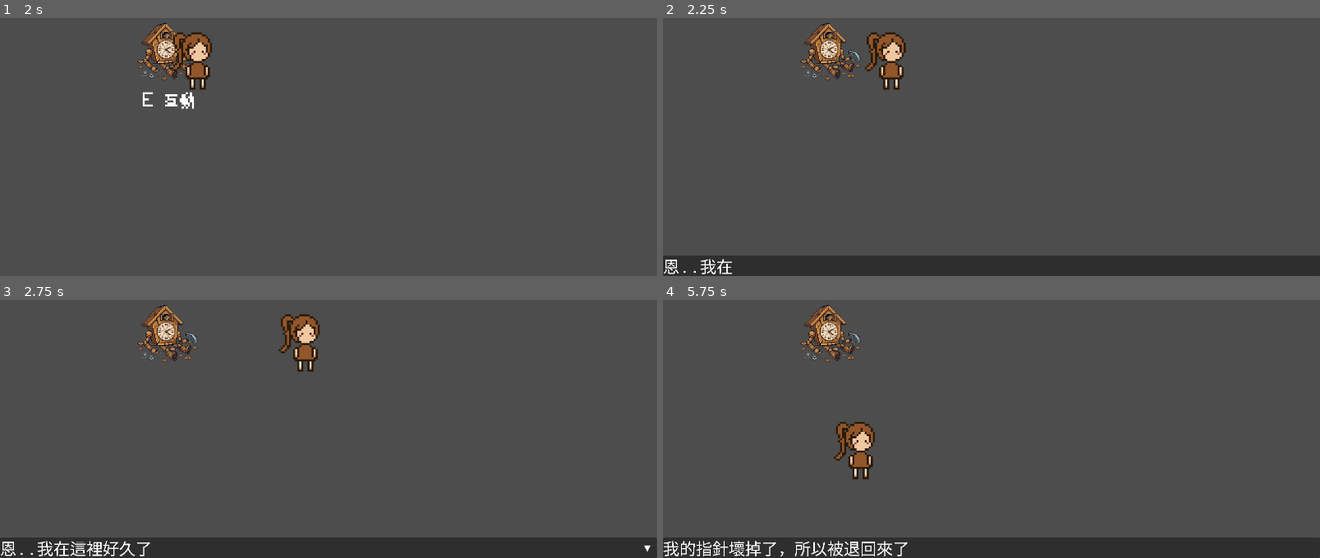
Above: before the commit, frames 1-4 (two rows, left to right).
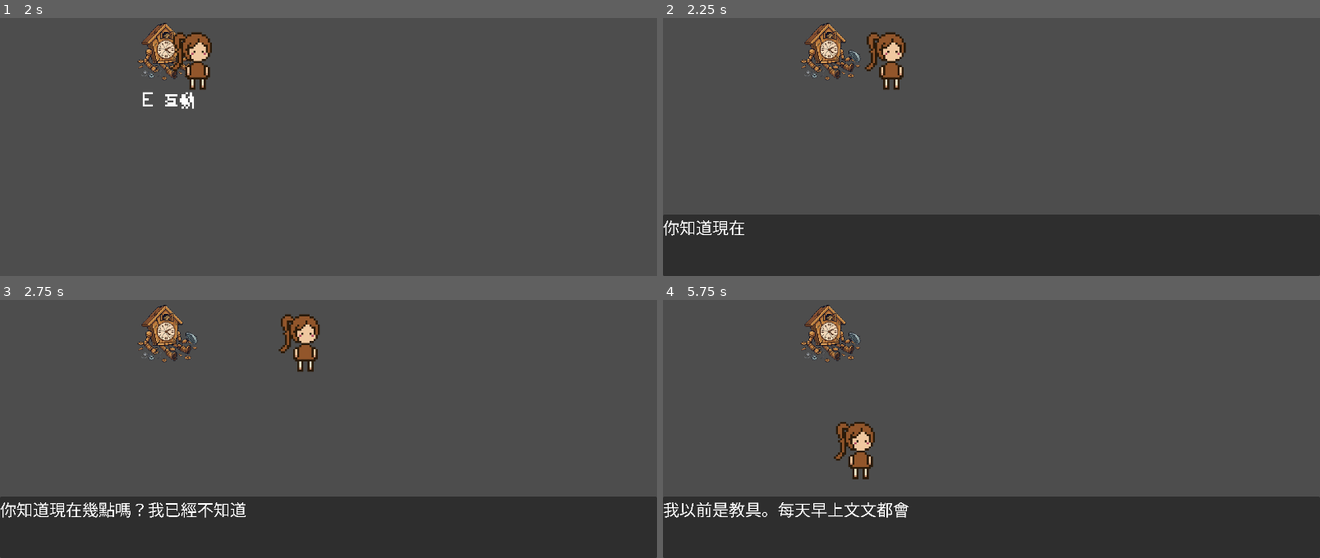
Above: after the commit, the same moments.

Repository: bluetch/godot-toy
Game: Godot game, scene res://scenes/game.tscn
Same seed, same stepped clock (60 frames per second), same inputs: the game is played once before the commit and once after it.
Inputs (mouse positions are in pixels of both pictures, inside the frame that each line leads up to):
- Up to frame 1 (2 s): tap Enter at 0.5 s; move the mouse to (473, 72) at 0.52 s; hold D (move_right) 0.53-1.25 s; hold E (interact) 0.53-1.25 s; click (473, 72) at 0.67 s; drag from (197, 110) to (295, 165) at 1.27 s
- Up to frame 2 (2.25 s): tap Space at 2 s; move the mouse to (outside the picture) at 2.02 s; hold D (move_right) from 2.03 s (still down); hold E (interact) from 2.03 s (still down)
- Up to frame 3 (2.75 s): keep holding D (move_right); keep holding E (interact)
- Up to frame 4 (5.75 s): release D (move_right) at 2.75 s; release E (interact) at 2.75 s; drag from (958, 447) to (794, 318) at 2.77 s; tap Enter at 3.5 s; move the mouse to (1188, 429) at 3.52 s; hold A (move_left) 3.53-4.25 s; hold E (interact) 3.53-4.25 s; drag from (794, 318) to (outside the picture) at 4.27 s; tap Space at 5 s; move the mouse to (1024, 374) at 5.02 s; hold S (move_down) from 5.03 s (still down); hold E (interact) from 5.03 s (still down); click (1024, 374) at 5.17 s

Frame 1 is identical in both runs. In frame 2, 16% of the frame differs, in the area x 0-100%, y 76-100%; in frame 3, 16%; in frame 4, 17%.

Commit message:
feat: update wording

Diff:
--- a/scenes/dialog_box.tscn
+++ b/scenes/dialog_box.tscn
@@ -15,7 +15,7 @@
 grow_vertical = 2
 
 [node name="Panel" type="Panel" parent="Control" unique_id=1355300407]
-custom_minimum_size = Vector2(0, 40)
+custom_minimum_size = Vector2(0, 120)
 layout_mode = 1
 anchors_preset = 12
 anchor_top = 1.0
@@ -34,6 +34,7 @@
 theme_override_fonts/font = ExtResource("2_tihiy")
 theme_override_font_sizes/font_size = 32
 text = "文字暫留"
+autowrap_mode = 3
 metadata/_edit_use_anchors_ = true
 
 [node name="Arrow" type="Label" parent="Control/Panel" unique_id=593448470]
--- a/scripts/toy.gd
+++ b/scripts/toy.gd
@@ -14,15 +14,15 @@
 
 # 修復前對話內容
 var dialogue_before: Array = [
-	"恩..我在這裡好久了",
-	"我的指針壞掉了，所以被退回來了",
-	"你可以幫我修好嗎？"
+	"你知道現在幾點嗎？我已經不知道了。",
+	"我以前是教具。每天早上文文都會來轉動我的指針，一邊說『媽媽，現在是八點！』⋯⋯那是我最喜歡的時刻。",
+	"後來有了手錶，就沒人需要我了。再後來，家裡的狗咬壞了我的指針。我以為我就這樣結束了⋯⋯但我醒來，卻在這裡。為什麼？"
 ]
 
 # 修復後對話內容
 var dialogue_after: Array = [
-	"謝謝你",
-	"我已經很久沒有感覺到這麼溫暖了"
+	"⋯⋯長針指著十二，短針指著三。下午三點。",
+	"我記住了。也許我還沒結束。謝謝你。"
 ]
 
 func _ready():
